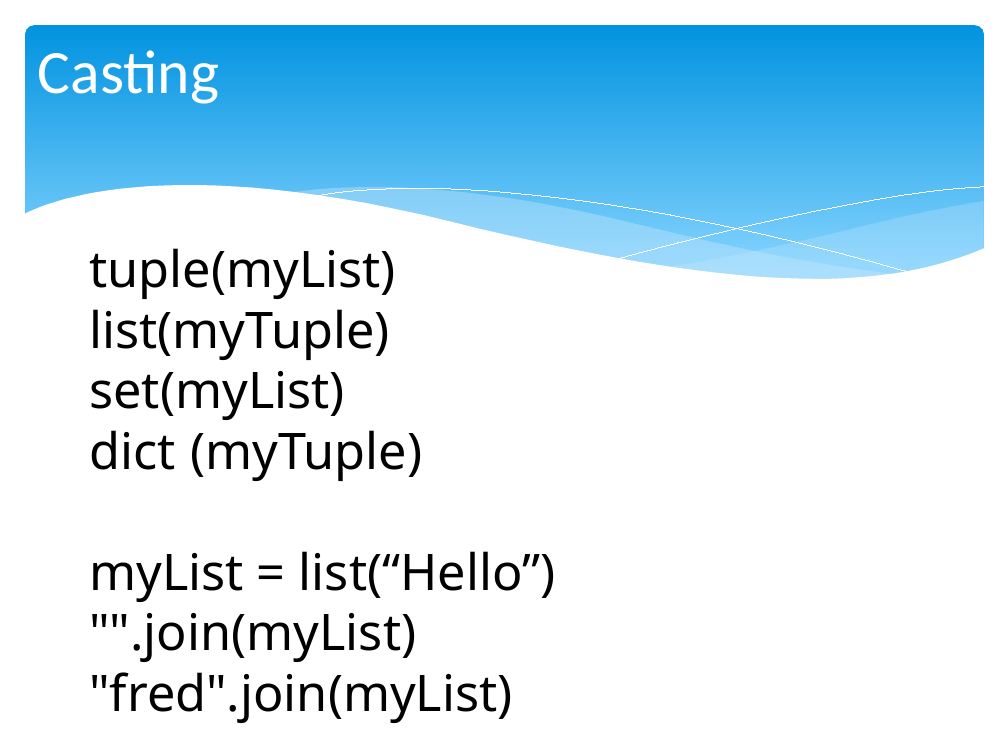
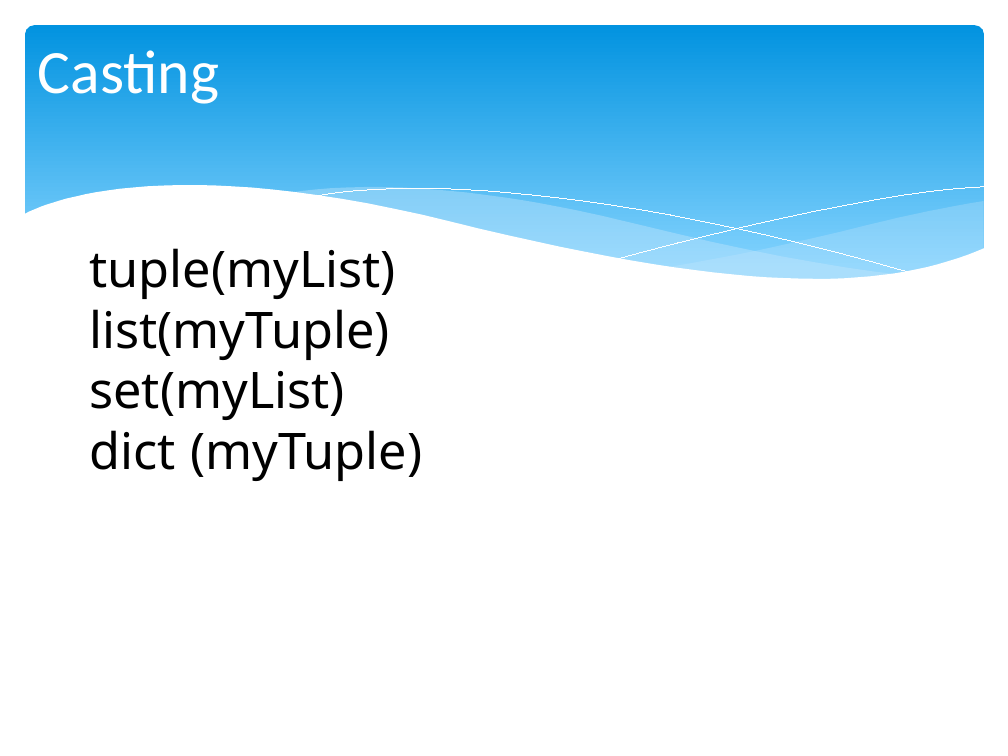
Before and after one commit to chris-turps/QA_Python3, a slide deck: slide 5 of DG_04 The Toolset.pptx. Drawn at 1008x756 pixels with LibreOffice and Linux fonts; fonts in the diff are those of the drawing. Boxes give left, top, right and bottom in pixels: in the first picture for what was removed or moved away, otherwise in the second. Text is boxed around its words. In the diff, an @@ line names an element or a change of style, - is before the commit and + after.

```diff
--- a/DG_04 The Toolset.pptx
+++ b/DG_04 The Toolset.pptx
@@ text at [89,551,555,723]: paragraphs removed @@
-myList = list(“Hello”)
-"".join(myList)
-"fred".join(myList)
```
Also in this commit, not shown: 2 slides added, 2 other files.
